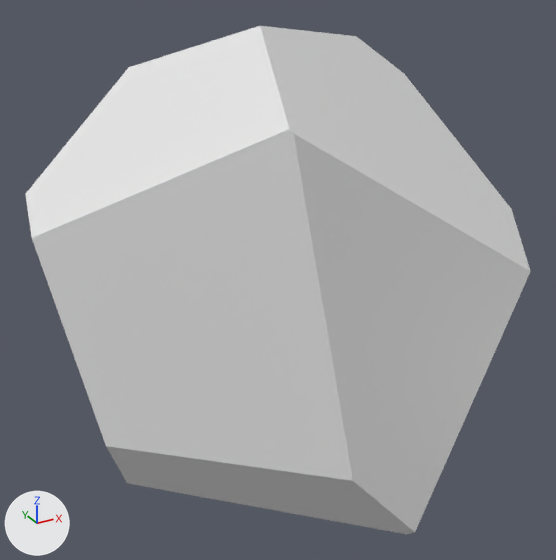
A saved change to the OBJ model assets/pieces/daikon_train/daikon_0094.obj.
Both versions are drawn from a camera (50 mm lens) standing at (-0.0231, -0.0409, 0.0202) and looking at (-0.0014, -0.0014, 0.0005). Arrows for +X, +Y and +Z are at lower left; the lights stay in place. The first picture is the older version. Where no turn or scale is listed for an object, it has been applied to the vertices.

In view in the first picture: 'daikon_0094'.
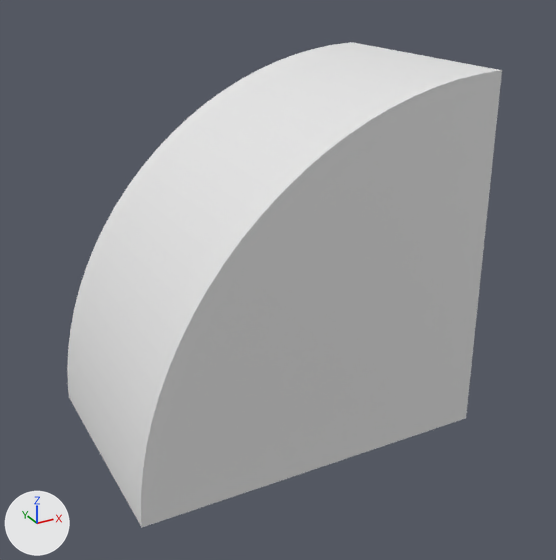
The change, as JSON lines over the scene's bpy script:
```json
{"block": "me_daikon_0094", "where": "# used by ob_daikon_0094; location = (0.0, 0.0, 0.0)"}
{"op": "remove", "block": "me_daikon_0094", "code": "me_daikon_0094.from_pydata(...)  # 20 vertices, 36 faces; spans x -0.0157..0.0183, y -0.0134..0.0086, z -0.0129..0.0159"}
{"op": "add", "block": "me_daikon_0094", "code": "me_daikon_0094.from_pydata(...)  # 54 vertices, 104 faces; spans x -0.0135..0.01, y -0.0076..0.0076, z -0.01..0.0135"}
{"block": "me_daikon_0094", "change": "me_daikon_0094 part 1: the whole mesh is rebuilt"}
```

What differs and where, as boxes [x1, y1, x2, y2] in the pictures (556 x 560 px):
```json
{"object": "daikon_0094", "change": "reshaped", "before": [25, 26, 531, 534], "after": [67, 42, 502, 527], "on screen": "14% narrower"}
```
